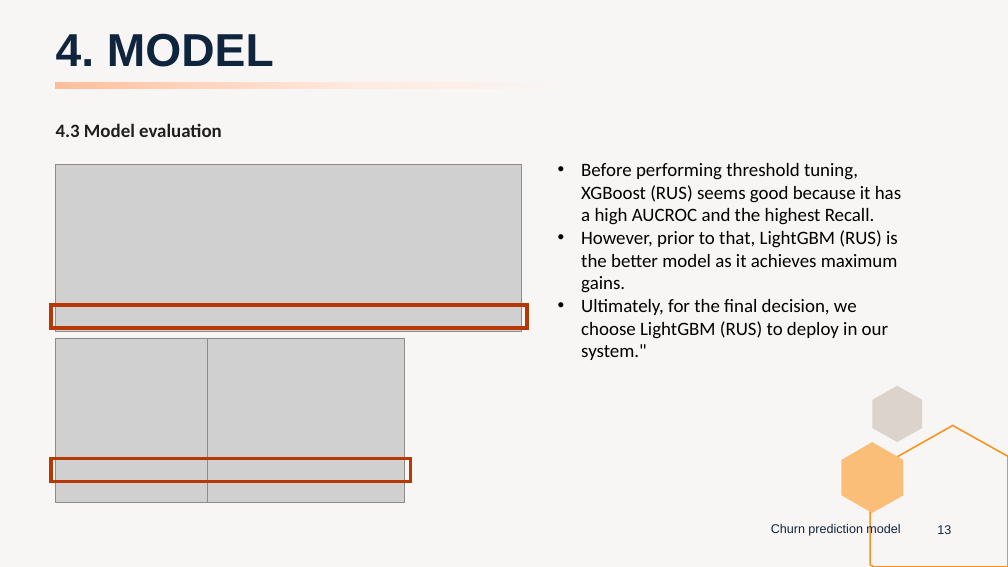
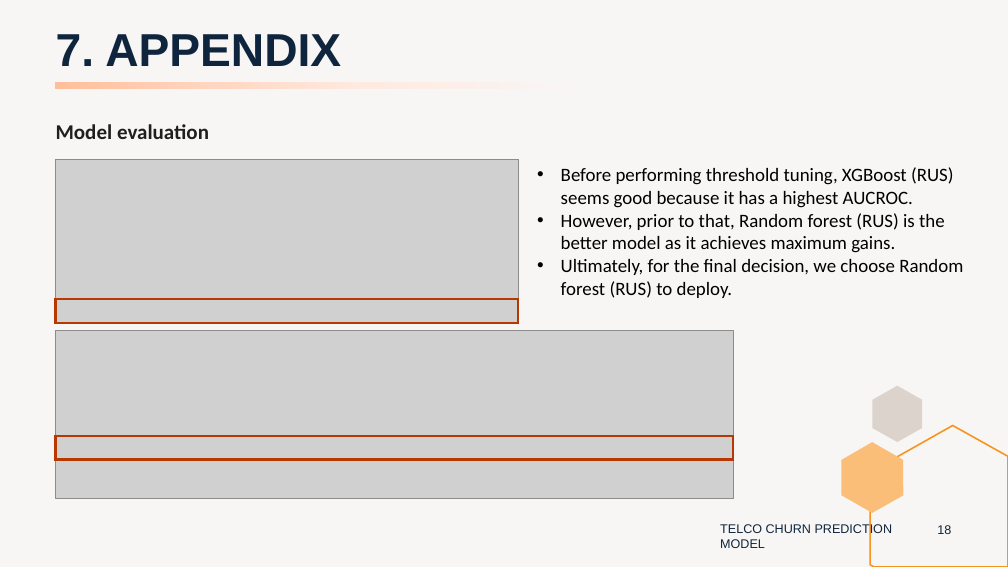
Before and after one commit to peerapat-t/telco_churn_prediction_model, a slide deck: slide 18 of Telco churn prediction model presentation.pptx (slide 13 before the commit). Drawn at 1008x567 pixels with LibreOffice and Linux fonts; fonts in the diff are those of the drawing; grey boxes stand for pictures. Boxes give left, top, right and bottom in pixels: in the first picture for what was removed or moved away, otherwise in the second. Text is boxed around its words. In the diff, an @@ line names an element or a change of style, - is before the commit and + after.

Commit message:
Add files via upload
update slide, improve model performance by add more iteration during randomized search

```diff
--- a/Telco churn prediction model presentation.pptx
+++ b/Telco churn prediction model presentation.pptx
@@ title at bbox=[56, 34, 341, 66]: text changed @@
-4. MODEL
+7. APPENDIX
@@ text at bbox=[56, 124, 209, 139]: text changed; size 18 to 20 pt @@
-4.3 Model evaluation
+Model evaluation
@@ picture: place and size @@
-picture at bbox=[55, 165, 521, 331]
+picture at bbox=[55, 160, 518, 324]
@@ text at bbox=[561, 167, 963, 298]: text changed @@
-• Before performing threshold tuning, XGBoost (RUS) seems good because it has a high AUCROC and the highest Recall.
-• However, prior to that, LightGBM (RUS) is the better model as it achieves maximum gains.
-• Ultimately, for the final decision, we choose LightGBM (RUS) to deploy in our system."
+• Before performing threshold tuning, XGBoost (RUS) seems good because it has a highest AUCROC.
+• However, prior to that, Random forest (RUS) is the better model as it achieves maximum gains.
+• Ultimately, for the final decision, we choose Random forest (RUS) to deploy.
@@ rectangle: place and size @@
-rectangle at bbox=[51, 306, 527, 328]
+rectangle at bbox=[55, 299, 518, 323]
@@ rectangle at bbox=[55, 299, 518, 323]: outline #B83803 3 pt to #B83803 2.25 pt @@
@@ picture removed at bbox=[55, 338, 207, 502] @@
@@ picture added at bbox=[55, 331, 733, 498] @@
@@ picture removed at bbox=[207, 338, 405, 503] @@
@@ rectangle added at bbox=[55, 436, 733, 459], outline #B83803 2.25 pt @@
@@ rectangle removed at bbox=[51, 459, 411, 482] @@
@@ text at bbox=[720, 523, 893, 548]: text changed @@
-Churn prediction model
+TELCO CHURN PREDICTION MODEL
```
Also in this commit, not shown: 13 other slides changed, 7 slides added, 4 slides removed, 2 other files.
